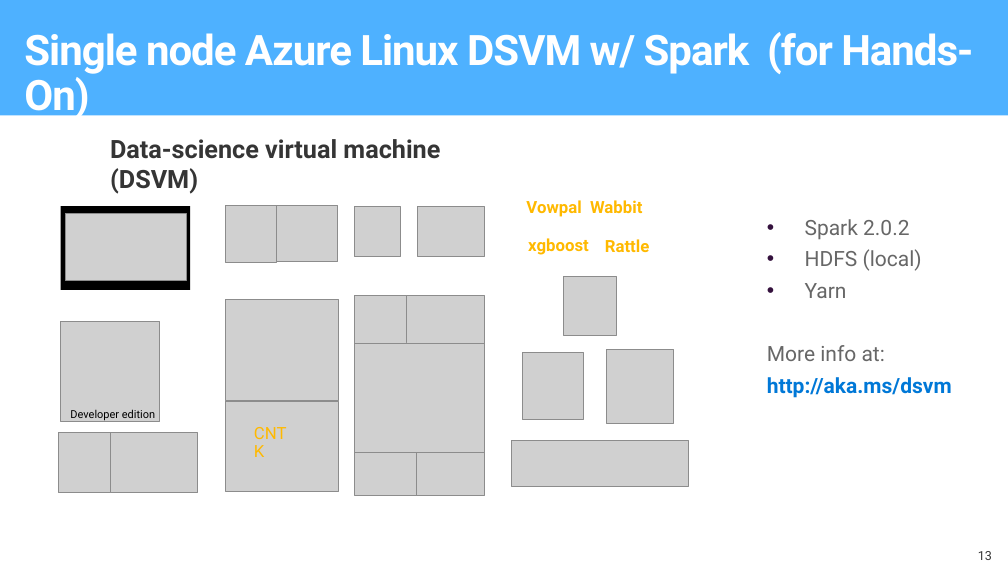
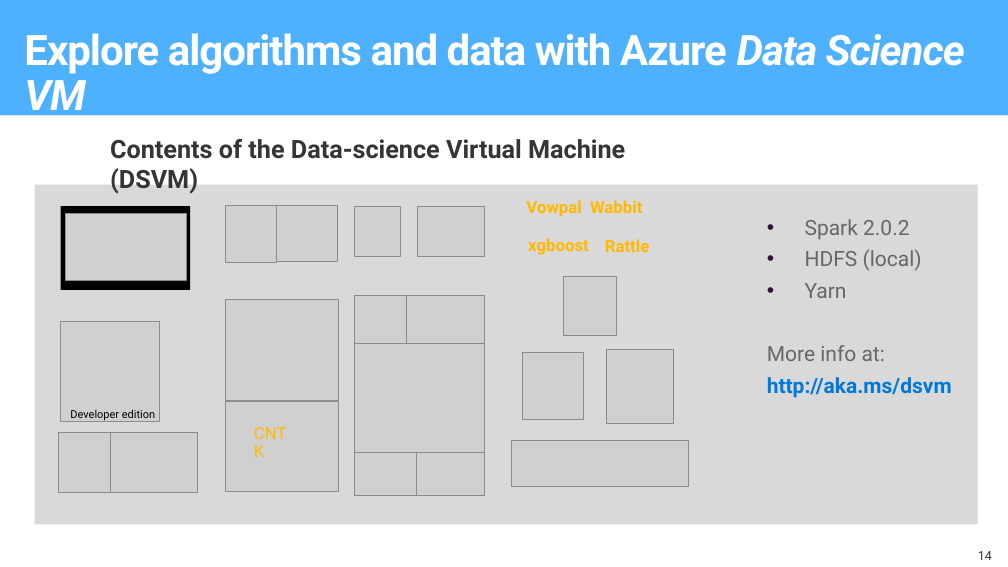
Before and after one commit to microsoft/AI-Immersion-Workshop, a slide deck: slide 14 of Applied Machine Learning for Developers/R server Tools for scaling R using Azure/docs/ToolsForScalingRUsingAzure.pptx (slide 13 before the commit). Drawn at 1008x567 pixels with LibreOffice and Linux fonts; fonts in the diff are those of the drawing; grey boxes stand for pictures; background and template pictures are left out. Boxes give left, top, right and bottom in pixels: in the first picture for what was removed or moved away, otherwise in the second. Text is boxed around its words. In the diff, an @@ line names an element or a change of style, - is before the commit and + after.

```diff
--- a/Applied Machine Learning for Developers/R server Tools for scaling R using Azure/docs/ToolsForScalingRUsingAzure.pptx
+++ b/Applied Machine Learning for Developers/R server Tools for scaling R using Azure/docs/ToolsForScalingRUsingAzure.pptx
@@ text at (24, 33, 965, 120): text changed @@
-Single node Azure Linux DSVM w/ Spark (for Hands-On)
+Explore algorithms and data with Azure Data Science VM
@@ text at (110, 139, 625, 194): text changed @@
-Data-science virtual machine (DSVM)
+Contents of the Data-science Virtual Machine (DSVM)
@@ rectangle added at (35, 185, 978, 524), fill #D9D9D9 @@
@@ page number at (978, 551, 992, 560): text changed @@
-13
+14
```
Also in this commit, not shown: 11 other slides changed, 3 slides added, 3 other files.
